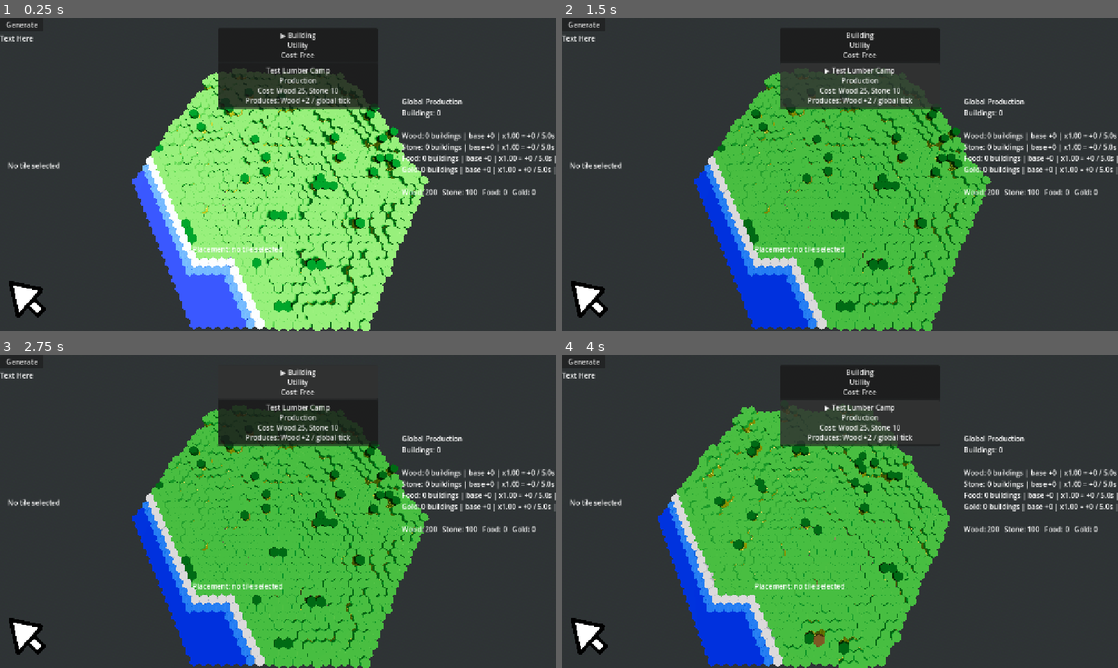
Above: before the commit, frames 1-4 (two rows, left to right).
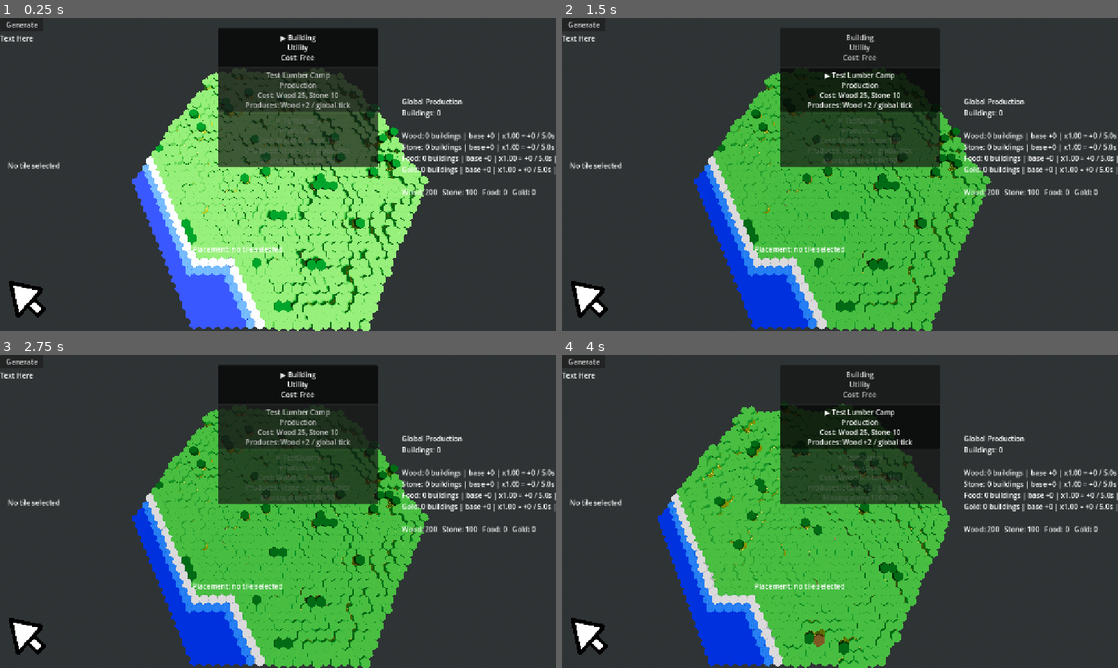
Above: after the commit, the same moments.

Repository: forzinkahd/HexaKingdomGameRepo
Game: Godot game, scene res://Scenes/GameScene.tscn
Two runs of this game, one before a commit and one after it. Both use one fixed random seed, a clock stepped at 60 frames per second and the inputs below.
Inputs (mouse positions are in pixels of both pictures, inside the frame that each line leads up to):
- Up to frame 1 (0.25 s): no input
- Up to frame 2 (1.5 s): click "▶ Building Utility Cost: Free" at 0.5 s; click "Test Lumber Camp Production C…" at 1.25 s
- Up to frame 3 (2.75 s): click "Building Utility Cost: Free" at 2 s
- Up to frame 4 (4 s): click "Generate" at 2.75 s; tap Enter at 3.5 s; move the mouse to (862, 405) at 3.52 s; hold D (MoveRight) from 3.53 s (still down); tap 2 (Build) at 3.6 s; click (862, 405) at 3.67 s

The runs differ from the first frame. In frame 1, 6.7% of the frame differs, in the area x 39-68%, y 4-48%; in frame 2, 9.1%; in frame 3, 9.4%, in the area x 39-68%, y 3-48%; in frame 4, 8.5%.

Commit message:
build menu affordability working

Diff:
--- /dev/null
+++ b/Resources/Buildings/TestQuarry.tres
@@ -0,0 +1,20 @@
+[gd_resource type="Resource" script_class="BuildingDefinition" format=3 uid="uid://ckmd5ij17fs8m"]
+
+[ext_resource type="PackedScene" uid="uid://bluey6vavaihx" path="res://Scenes/Kingdom/Buildings/obj_blue_quarry.tscn" id="1_5vrul"]
+[ext_resource type="Script" uid="uid://mcoahjj711n3" path="res://scripts/Gameplay/PlacementV2/building_definition.gd" id="1_aqf3h"]
+
+[resource]
+script = ExtResource("1_aqf3h")
+id = &"test_quarry"
+display_name = "TestQuarry"
+category = 1
+scene = ExtResource("1_5vrul")
+cost_wood = 5
+cost_stone = 150
+produces_resource = 2
+production_amount = 2
+allow_coast = false
+allowed_biomes = Array[int]([3, 4, 5])
+allow_forest = false
+allow_mountain = true
+metadata/_custom_type_script = "uid://mcoahjj711n3"
--- a/Scenes/GameScene.tscn
+++ b/Scenes/GameScene.tscn
@@ -44,6 +44,7 @@
 [ext_resource type="Script" uid="uid://mcoahjj711n3" path="res://scripts/Gameplay/PlacementV2/building_definition.gd" id="37_evxj1"]
 [ext_resource type="Script" uid="uid://cbfp7o673ondm" path="res://scripts/Gameplay/PlacementV2/placement_debug_label_v2.gd" id="37_jmmro"]
 [ext_resource type="Script" uid="uid://b6qet4cr2r73c" path="res://scripts/Gameplay/PlacementV2/economy_debug_label_v2.gd" id="38_vgicg"]
+[ext_resource type="Resource" uid="uid://ckmd5ij17fs8m" path="res://Resources/Buildings/TestQuarry.tres" id="40_p5lqy"]
 [ext_resource type="Script" uid="uid://b4vagg00mevci" path="res://scripts/Gameplay/PlacementV2/production_debug_label_v2.gd" id="40_sjxqr"]
 [ext_resource type="Script" uid="uid://3xk4gvpw03qk" path="res://scripts/Gameplay/PlacementV2/build_menu_v2.gd" id="42_ustms"]
 
@@ -224,7 +225,7 @@
 
 [node name="BuildingCatalogV2" type="Node" parent="Builder/GameplayV2" unique_id=1408759746]
 script = ExtResource("36_v14ik")
-buildings = Array[ExtResource("37_evxj1")]([ExtResource("35_cxw7u"), ExtResource("32_cxw7u")])
+buildings = Array[ExtResource("37_evxj1")]([ExtResource("35_cxw7u"), ExtResource("32_cxw7u"), ExtResource("40_p5lqy")])
 
 [node name="UI" type="CanvasLayer" parent="." unique_id=980856356]
 
@@ -235,7 +236,7 @@
 offset_bottom = 40.0
 mouse_filter = 1
 
-[node name="BuildMenuPanel" type="PanelContainer" parent="UI/UI" unique_id=435362265 node_paths=PackedStringArray("catalog", "placement", "button_container")]
+[node name="BuildMenuPanel" type="PanelContainer" parent="UI/UI" unique_id=435362265 node_paths=PackedStringArray("catalog", "placement", "economy", "button_container")]
 layout_mode = 0
 offset_left = 502.0
 offset_top = 24.0
@@ -244,6 +245,7 @@
 script = ExtResource("42_ustms")
 catalog = NodePath("../../../Builder/GameplayV2/BuildingCatalogV2")
 placement = NodePath("../../../Builder/GameplayV2/BuildingPlacementV2")
+economy = NodePath("../../../Builder/GameplayV2/WorldEconomyV2")
 button_container = NodePath("MarginContainer/BuildMenuButtons")
 
 [node name="MarginContainer" type="MarginContainer" parent="UI/UI/BuildMenuPanel" unique_id=673339057]
--- /dev/null
+++ b/Scenes/Kingdom/Buildings/obj_blue_quarry.tscn
@@ -0,0 +1,19 @@
+[gd_scene format=3 uid="uid://bluey6vavaihx"]
+
+[ext_resource type="PackedScene" uid="uid://dg4qicoup2ak5" path="res://Assets/Meshes/Structures/BlueStructures/building_mine_blue.gltf" id="1_auaa6"]
+
+[sub_resource type="CylinderShape3D" id="CylinderShape3D_auaa6"]
+height = 0.8267212
+radius = 0.6904297
+
+[node name="obj_blue_quarry" type="Node3D" unique_id=1471176248]
+
+[node name="Visual" type="Node3D" parent="." unique_id=2008016268]
+
+[node name="building_mine_blue2" parent="Visual" unique_id=127780299 instance=ExtResource("1_auaa6")]
+
+[node name="StaticBody3D" type="StaticBody3D" parent="." unique_id=379515626]
+
+[node name="CollisionShape3D" type="CollisionShape3D" parent="StaticBody3D" unique_id=785324612]
+transform = Transform3D(1, 0, 0, 0, 1, 0, 0, 0, 1, 0, 0.4269104, 0)
+shape = SubResource("CylinderShape3D_auaa6")
--- a/scripts/Gameplay/PlacementV2/build_menu_button_v2.gd
+++ b/scripts/Gameplay/PlacementV2/build_menu_button_v2.gd
@@ -3,60 +3,113 @@
 
 signal building_pressed(definition: BuildingDefinition)
 
+@export var show_category: bool = true
 @export var show_cost: bool = true
 @export var show_production: bool = true
+@export var show_unaffordable_reason: bool = true
+
 @export var selected_prefix: String = "▶ "
+@export var affordable_prefix: String = ""
+@export var unaffordable_prefix: String = "✕ "
+
+@export_group("Visual State")
+@export var selected_modulate: Color = Color(1.0, 1.0, 1.0, 1.0)
+@export var normal_modulate: Color = Color(0.9, 0.9, 0.9, 1.0)
+@export var unaffordable_modulate: Color = Color(0.55, 0.55, 0.55, 0.75)
 
 var definition: BuildingDefinition
+var economy: WorldEconomyV2
 var selected: bool = false
+var affordable: bool = true
 
 
-func setup(source_definition: BuildingDefinition) -> void:
+func setup(source_definition: BuildingDefinition, source_economy: WorldEconomyV2 = null) -> void:
 	definition = source_definition
+	economy = source_economy
+
 	mouse_filter = Control.MOUSE_FILTER_STOP
 	focus_mode = Control.FOCUS_NONE
-	_update_text()
+	toggle_mode = true
+
+	_refresh_state()
+
+
+func set_economy(source_economy: WorldEconomyV2) -> void:
+	economy = source_economy
+	_refresh_state()
 
 
 func set_selected(value: bool) -> void:
 	selected = value
-	_update_text()
+	button_pressed = selected
+	_refresh_state()
+
+
+func refresh_affordability() -> void:
+	_refresh_state()
 
 
 func _ready() -> void:
 	mouse_filter = Control.MOUSE_FILTER_STOP
 	focus_mode = Control.FOCUS_NONE
+	toggle_mode = true
 
 	if not pressed.is_connected(_on_pressed):
 		pressed.connect(_on_pressed)
 
-	_update_text()
+	_refresh_state()
 
 
 func _on_pressed() -> void:
 	if definition == null:
 		return
 
-	print("BuildMenuButtonV2 pressed: ", definition.id)
+	if not affordable:
+		button_pressed = selected
+		return
+
 	building_pressed.emit(definition)
+
+
+func _refresh_state() -> void:
+	_update_affordability()
+	_update_text()
+	_update_visual_state()
+
+
+func _update_affordability() -> void:
+	if definition == null:
+		affordable = false
+		disabled = true
+		return
+
+	if economy == null:
+		affordable = true
+	else:
+		affordable = economy.can_afford(definition)
+
+	disabled = not affordable
 
 
 func _update_text() -> void:
 	if definition == null:
 		text = "Missing Building"
-		disabled = true
 		return
-
-	disabled = false
 
 	var lines: Array[String] = []
 	var title := definition.display_name
 
 	if selected:
 		title = selected_prefix + title
+	elif not affordable:
+		title = unaffordable_prefix + title
+	else:
+		title = affordable_prefix + title
 
 	lines.append(title)
-	lines.append(BuildingDefinition.category_name(definition.category))
+
+	if show_category:
+		lines.append(BuildingDefinition.category_name(definition.category))
 
 	if show_cost:
 		lines.append("Cost: %s" % [definition.cost_summary()])
@@ -69,4 +122,16 @@
 	if definition.footprint_radius > 0:
 		lines.append("Footprint: r%d" % [definition.footprint_radius])
 
+	if not affordable and economy != null and show_unaffordable_reason:
+		lines.append(economy.missing_cost_reason(definition))
+
 	text = "\n".join(lines)
+
+
+func _update_visual_state() -> void:
+	if selected:
+		modulate = selected_modulate
+	elif not affordable:
+		modulate = unaffordable_modulate
+	else:
+		modulate = normal_modulate
--- a/scripts/Gameplay/PlacementV2/build_menu_v2.gd
+++ b/scripts/Gameplay/PlacementV2/build_menu_v2.gd
@@ -3,14 +3,16 @@
 
 @export var catalog: BuildingCatalogV2
 @export var placement: BuildingPlacementV2
+@export var economy: WorldEconomyV2
 @export var button_container: Container
 
 @export var button_scene: PackedScene
 @export var rebuild_on_ready: bool = true
 @export var auto_connect_catalog_to_placement: bool = true
+@export var auto_use_placement_economy: bool = true
 
 @export_group("Fallback Button")
-@export var fallback_button_min_size: Vector2 = Vector2(180.0, 72.0)
+@export var fallback_button_min_size: Vector2 = Vector2(220.0, 88.0)
 
 var _buttons_by_definition: Dictionary = {}
 
@@ -23,12 +25,11 @@
 	else:
 		button_container.mouse_filter = Control.MOUSE_FILTER_PASS
 
-	if catalog != null:
-		if not catalog.catalog_changed.is_connected(_rebuild_buttons):
-			catalog.catalog_changed.connect(_rebuild_buttons)
+	if economy == null and auto_use_placement_economy and placement != null:
+		economy = placement.economy
 
-		if not catalog.active_building_changed.is_connected(_on_active_building_changed):
-			catalog.active_building_changed.connect(_on_active_building_changed)
+	_connect_catalog()
+	_connect_economy()
 
 	if rebuild_on_ready:
 		_rebuild_buttons()
@@ -40,6 +41,25 @@
 func _gui_input(event: InputEvent) -> void:
 	if event is InputEventMouseButton:
 		accept_event()
+
+
+func _connect_catalog() -> void:
+	if catalog == null:
+		return
+
+	if not catalog.catalog_changed.is_connected(_rebuild_buttons):
+		catalog.catalog_changed.connect(_rebuild_buttons)
+
+	if not catalog.active_building_changed.is_connected(_on_active_building_changed):
+		catalog.active_building_changed.connect(_on_active_building_changed)
+
+
+func _connect_economy() -> void:
+	if economy == null:
+		return
+
+	if not economy.resources_changed.is_connected(_refresh_buttons):
+		economy.resources_changed.connect(_refresh_buttons)
 
 
 func _rebuild_buttons() -> void:
@@ -62,6 +82,7 @@
 		_buttons_by_definition[definition] = button
 
 	_update_selected_buttons()
+	_refresh_buttons()
 
 
 func _create_button(definition: BuildingDefinition) -> BuildMenuButtonV2:
@@ -76,7 +97,7 @@
 		button.size_flags_horizontal = Control.SIZE_EXPAND_FILL
 
 	button.mouse_filter = Control.MOUSE_FILTER_STOP
-	button.setup(definition)
+	button.setup(definition, economy)
 
 	if not button.building_pressed.is_connected(_on_button_building_pressed):
 		button.building_pressed.connect(_on_button_building_pressed)
@@ -85,6 +106,12 @@
 
 
 func _on_button_building_pressed(definition: BuildingDefinition) -> void:
+	if definition == null:
+		return
+
+	if economy != null and not economy.can_afford(definition):
+		return
+
 	if catalog != null:
 		catalog.set_active_building(definition)
 	else:
@@ -109,3 +136,12 @@
 
 		if button != null:
 			button.set_selected(definition == active)
+
+
+func _refresh_buttons() -> void:
+	for definition in _buttons_by_definition.keys():
+		var button := _buttons_by_definition[definition] as BuildMenuButtonV2
+
+		if button != null:
+			button.set_economy(economy)
+			button.refresh_affordability()
